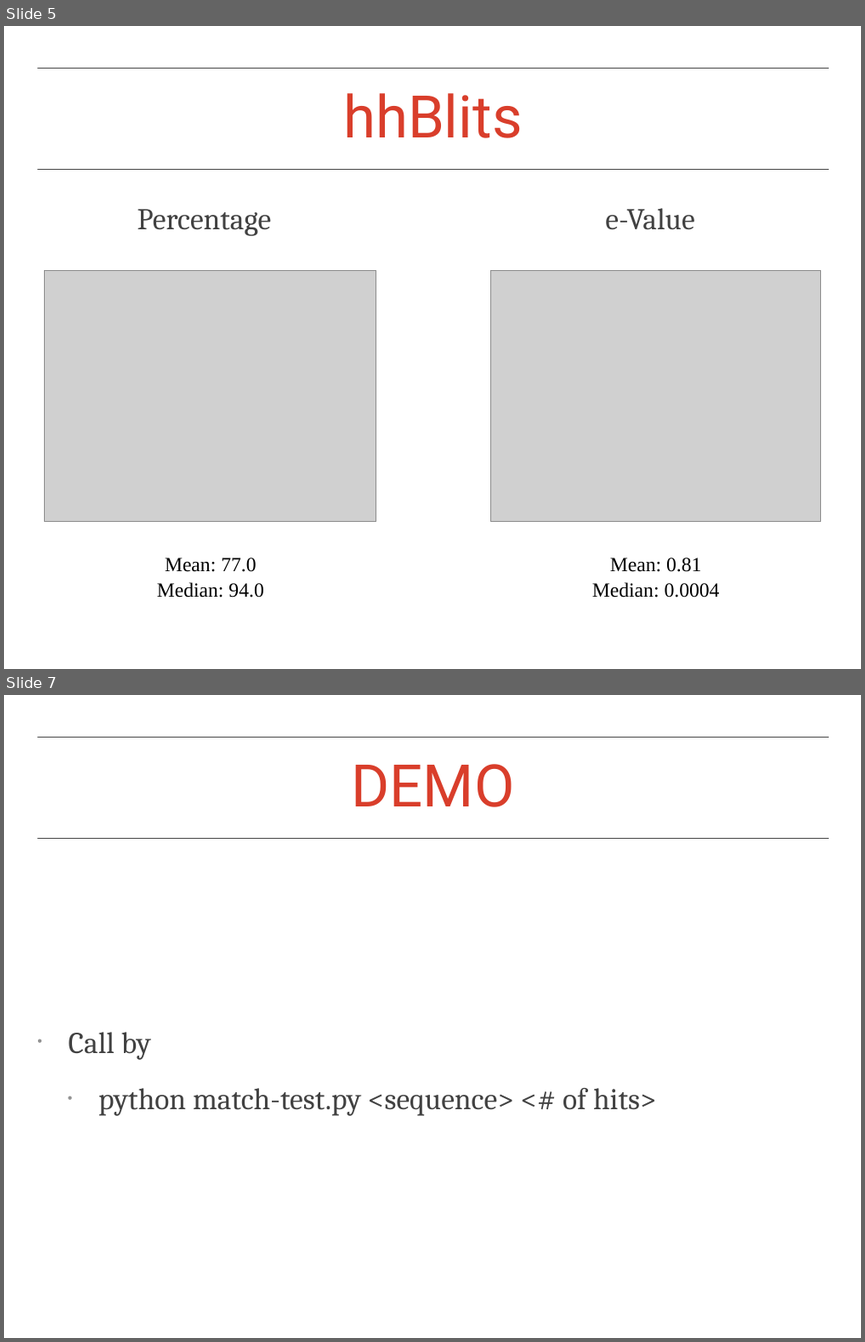
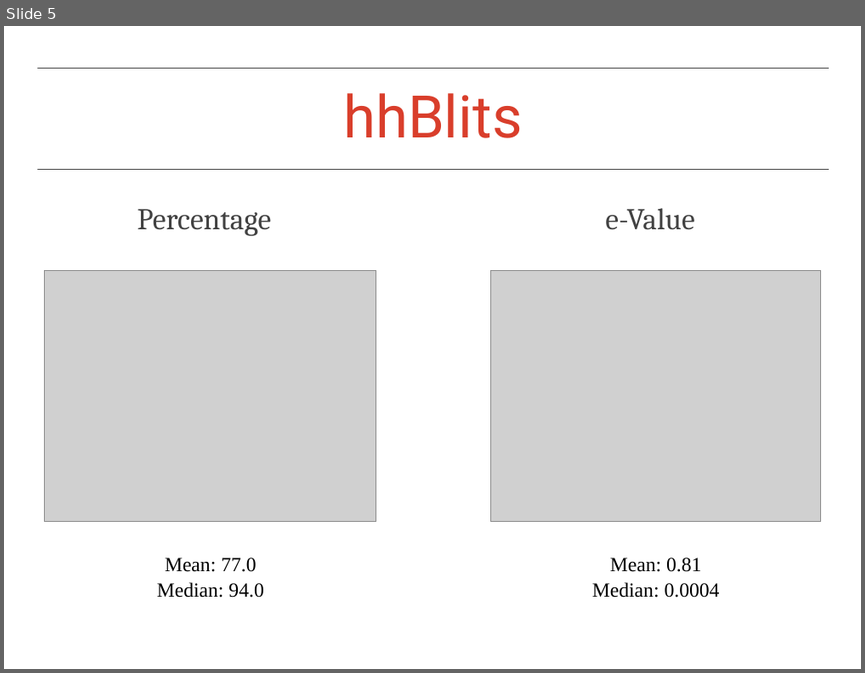
Before and after one commit to otarabai/pp2ex, a slide deck: presentations/2013.12.05/presentation.ppt. Shown one above the other, each under a label of ours: slides 5 and 7 before the commit, slide 5 after it; the slides between them are not shown. The pictures are 865x1342 and 865x673 pixels, drawn with LibreOffice and Linux fonts; fonts in the diff are those of the drawing; grey boxes stand for pictures; background and template pictures are left out. Boxes give left, top, right and bottom in pixels: in the first picture for what was removed or moved away, otherwise in the second. Text is boxed around its words. In the diff, an @@ line names an element or a change of style, - is before the commit and + after.

```diff
--- a/presentations/2013.12.05/presentation.ppt
+++ b/presentations/2013.12.05/presentation.ppt
@@ slide 7 removed at [4, 695, 861, 1338], background picture (left out); not listed: 2 template elements that a slide beside it also shows @@
@@ title removed at [351, 764, 514, 807] @@
-DEMO
@@ text removed at [69, 1032, 657, 1116] @@
-• Call by
-  • python match-test.py <sequence> <# of hits>
```
Also in this commit, not shown: 1 slide changed, 3 slides added, 1 other slide removed, 12 other files.
